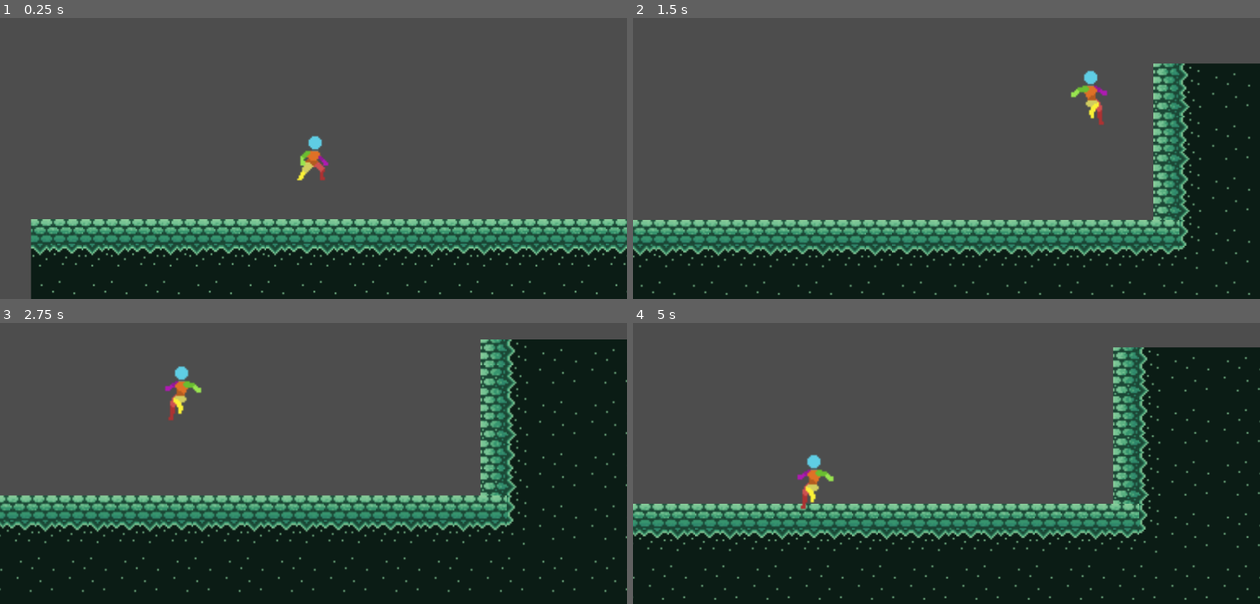
Above: before the commit, frames 1-4 (two rows, left to right).
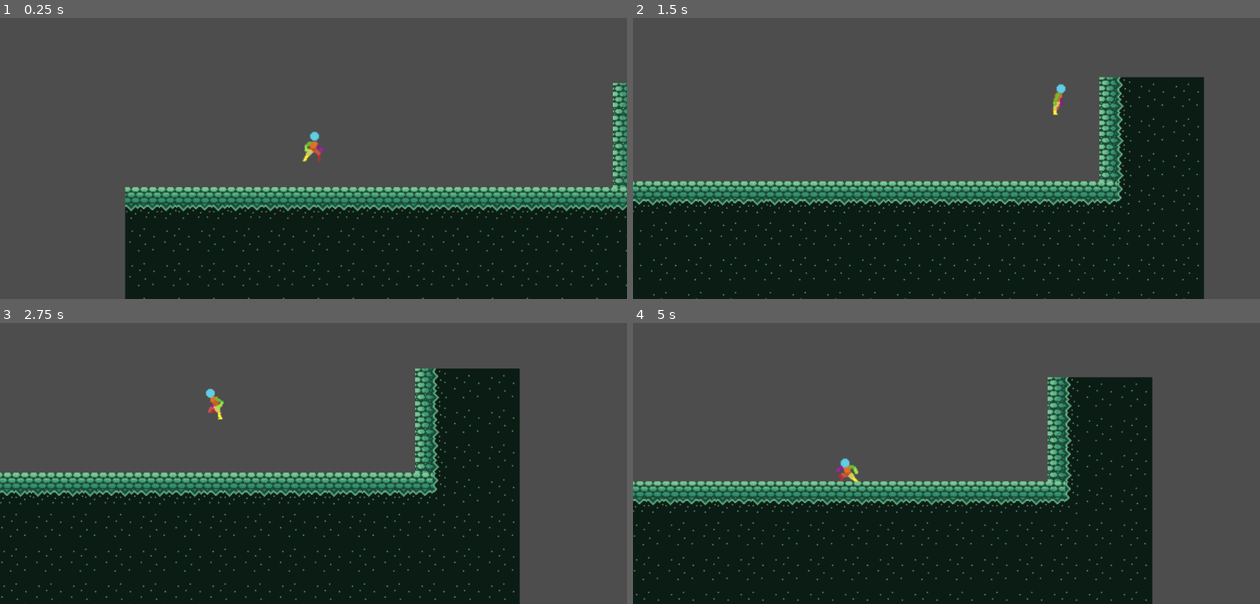
Above: after the commit, the same moments.

Repository: DeanLemans/2d-platformer-godot
Game: Godot game, scene res://Levels/test_level.tscn
The game is run twice, just before and just after one commit, with the same random seed, the same clock (stepped at 60 frames per second) and the same inputs.
Inputs:
- Up to frame 1 (0.25 s): no input
- Up to frame 2 (1.5 s): hold Shift (run, bound only after the commit) 0.53-1.28 s; hold D (right) from 0.53 s (still down); tap Space (jump) at 0.77, 0.8, 1.07, 1.35 s
- Up to frame 3 (2.75 s): tap Space (jump) at 1.52, 1.82, 2.3 s; tap Shift (run, bound only after the commit) at 1.55 s; release D (right) at 2.03 s; hold A (left) from 2.03 s (still down); hold Shift (run, bound only after the commit) from 2.03 s (still down)
- Up to frame 4 (5 s): release A (left) at 2.78 s; release Shift (run, bound only after the commit) at 2.78 s; hold D (right) 2.78-4.28 s; tap Shift (run, bound only after the commit) at 2.85, 4.35 s; tap Space (jump) at 3.02, 3.32, 3.6, 3.77, 4.07, 4.52, 4.82 s; hold A (left) from 4.28 s (still down)

The runs differ from the first frame. In frame 1, 24% of the frame differs, in the area x 4-100%, y 23-100%; in frame 2, 36%; in frame 3, 40%, in the area x 0-100%, y 5-100%; in frame 4, 39%.

Commit message:
fall animation

Diff:
--- a/Character/player.gd
+++ b/Character/player.gd
@@ -12,14 +12,20 @@
 var has_double_jumped : bool = false
 var animation_locked : bool = false
 var direction : Vector2 = Vector2.ZERO
+var in_air : bool = false
 
 func _physics_process(delta):
 	# Add the gravity.
 	if not is_on_floor():
 		velocity.y += gravity * delta
+		in_air = true
 	else:
 		has_double_jumped = false
 
+		if in_air == true:
+			land()
+
+		in_air = false
 	# Handle Jump.
 	if Input.is_action_just_pressed("jump"):
 		if is_on_floor():
@@ -28,11 +34,15 @@
 		elif not has_double_jumped:
 			#double jump in air
 			velocity.y = double_jump_velocity
+			animated_sprite.play("jump_air")
 			has_double_jumped = true
+
 
 	# Get the input direction and handle the movement/deceleration.
 	# As good practice, you should replace UI actions with custom gameplay actions.
 	direction = Input.get_vector("left", "right", "up", "down")
+
+
 
 	if direction:
 		velocity.x = direction.x * speed
@@ -46,9 +56,10 @@
 func update_animation():
 	if not animation_locked:
 		if direction.x != 0:
-			animated_sprite.play("run")
+			animated_sprite.play("walk")
 		else:
 			animated_sprite.play("idle")
+
 
 func update_facing_direction():
 	if direction.x > 0:
@@ -60,3 +71,18 @@
 	velocity.y = jump_velocity
 	animated_sprite.play("jump_start")
 	animation_locked = true
+
+func land():
+	animated_sprite.play("land")
+	animation_locked = true
+
+
+func _on_animated_sprite_2d_animation_finished():
+	if(animated_sprite.animation == "land"):
+		animation_locked = false
+
+
+func _on_animated_sprite_2d_animation_changed():
+	if Input.is_action_pressed("run"):
+			$AnimatedSprite2D.play("run")
+			animation_locked = false
--- a/Character/player.tscn
+++ b/Character/player.tscn
@@ -6,6 +6,7 @@
 [ext_resource type="Texture2D" uid="uid://duqj4qqowpmyw" path="res://art/Asset Packs 1-3 (final)/Asset Pack-V1/Sprite Sheets/player jump 48x48.png" id="3_5aktd"]
 [ext_resource type="Texture2D" uid="uid://tbunsys8mub5" path="res://art/Asset Packs 1-3 (final)/Asset Pack-V1/Sprite Sheets/player land 48x48.png" id="3_m1132"]
 [ext_resource type="Texture2D" uid="uid://0puhw6oel88m" path="res://art/Asset Packs 1-3 (final)/Asset Pack-V1/Sprite Sheets/run cycle 48x48.png" id="4_4vwca"]
+[ext_resource type="Texture2D" uid="uid://cvi3t4nk5iune" path="res://art/Asset Packs 1-3 (final)/Asset Pack-V3/PlayerWalk/PlayerWalk 48x48.png" id="7_nujkl"]
 
 [sub_resource type="AtlasTexture" id="AtlasTexture_nqx4t"]
 atlas = ExtResource("1_x3mr8")
@@ -70,42 +71,6 @@
 [sub_resource type="AtlasTexture" id="AtlasTexture_jd3d0"]
 atlas = ExtResource("3_2s2ry")
 region = Rect2(240, 0, 48, 48)
-
-[sub_resource type="AtlasTexture" id="AtlasTexture_mij2n"]
-atlas = ExtResource("3_m1132")
-region = Rect2(0, 0, 48, 48)
-
-[sub_resource type="AtlasTexture" id="AtlasTexture_gjg45"]
-atlas = ExtResource("3_m1132")
-region = Rect2(48, 0, 48, 48)
-
-[sub_resource type="AtlasTexture" id="AtlasTexture_nso33"]
-atlas = ExtResource("3_m1132")
-region = Rect2(96, 0, 48, 48)
-
-[sub_resource type="AtlasTexture" id="AtlasTexture_wve2s"]
-atlas = ExtResource("3_m1132")
-region = Rect2(144, 0, 48, 48)
-
-[sub_resource type="AtlasTexture" id="AtlasTexture_mfuv7"]
-atlas = ExtResource("3_m1132")
-region = Rect2(192, 0, 48, 48)
-
-[sub_resource type="AtlasTexture" id="AtlasTexture_b2kfl"]
-atlas = ExtResource("3_m1132")
-region = Rect2(240, 0, 48, 48)
-
-[sub_resource type="AtlasTexture" id="AtlasTexture_3nvwx"]
-atlas = ExtResource("3_m1132")
-region = Rect2(288, 0, 48, 48)
-
-[sub_resource type="AtlasTexture" id="AtlasTexture_bnd6d"]
-atlas = ExtResource("3_m1132")
-region = Rect2(336, 0, 48, 48)
-
-[sub_resource type="AtlasTexture" id="AtlasTexture_7byrd"]
-atlas = ExtResource("3_m1132")
-region = Rect2(384, 0, 48, 48)
 
 [sub_resource type="AtlasTexture" id="AtlasTexture_67aj5"]
 atlas = ExtResource("3_5aktd")
@@ -119,6 +84,42 @@
 atlas = ExtResource("3_5aktd")
 region = Rect2(96, 0, 48, 48)
 
+[sub_resource type="AtlasTexture" id="AtlasTexture_3ejdn"]
+atlas = ExtResource("3_m1132")
+region = Rect2(0, 0, 48, 48)
+
+[sub_resource type="AtlasTexture" id="AtlasTexture_adpbr"]
+atlas = ExtResource("3_m1132")
+region = Rect2(48, 0, 48, 48)
+
+[sub_resource type="AtlasTexture" id="AtlasTexture_uy8dv"]
+atlas = ExtResource("3_m1132")
+region = Rect2(96, 0, 48, 48)
+
+[sub_resource type="AtlasTexture" id="AtlasTexture_bhiuf"]
+atlas = ExtResource("3_m1132")
+region = Rect2(144, 0, 48, 48)
+
+[sub_resource type="AtlasTexture" id="AtlasTexture_02l7n"]
+atlas = ExtResource("3_m1132")
+region = Rect2(192, 0, 48, 48)
+
+[sub_resource type="AtlasTexture" id="AtlasTexture_nljof"]
+atlas = ExtResource("3_m1132")
+region = Rect2(240, 0, 48, 48)
+
+[sub_resource type="AtlasTexture" id="AtlasTexture_qisum"]
+atlas = ExtResource("3_m1132")
+region = Rect2(288, 0, 48, 48)
+
+[sub_resource type="AtlasTexture" id="AtlasTexture_j08r3"]
+atlas = ExtResource("3_m1132")
+region = Rect2(336, 0, 48, 48)
+
+[sub_resource type="AtlasTexture" id="AtlasTexture_6qd2v"]
+atlas = ExtResource("3_m1132")
+region = Rect2(384, 0, 48, 48)
+
 [sub_resource type="AtlasTexture" id="AtlasTexture_bvhp0"]
 atlas = ExtResource("4_4vwca")
 region = Rect2(0, 0, 48, 48)
@@ -149,6 +150,38 @@
 
 [sub_resource type="AtlasTexture" id="AtlasTexture_hqybm"]
 atlas = ExtResource("4_4vwca")
+region = Rect2(336, 0, 48, 48)
+
+[sub_resource type="AtlasTexture" id="AtlasTexture_mbq44"]
+atlas = ExtResource("7_nujkl")
+region = Rect2(0, 0, 48, 48)
+
+[sub_resource type="AtlasTexture" id="AtlasTexture_ij57e"]
+atlas = ExtResource("7_nujkl")
+region = Rect2(48, 0, 48, 48)
+
+[sub_resource type="AtlasTexture" id="AtlasTexture_5qqxv"]
+atlas = ExtResource("7_nujkl")
+region = Rect2(96, 0, 48, 48)
+
+[sub_resource type="AtlasTexture" id="AtlasTexture_w36lm"]
+atlas = ExtResource("7_nujkl")
+region = Rect2(144, 0, 48, 48)
+
+[sub_resource type="AtlasTexture" id="AtlasTexture_u1258"]
+atlas = ExtResource("7_nujkl")
+region = Rect2(192, 0, 48, 48)
+
+[sub_resource type="AtlasTexture" id="AtlasTexture_kc6cs"]
+atlas = ExtResource("7_nujkl")
+region = Rect2(240, 0, 48, 48)
+
+[sub_resource type="AtlasTexture" id="AtlasTexture_yfn5q"]
+atlas = ExtResource("7_nujkl")
+region = Rect2(288, 0, 48, 48)
+
+[sub_resource type="AtlasTexture" id="AtlasTexture_yvf4l"]
+atlas = ExtResource("7_nujkl")
 region = Rect2(336, 0, 48, 48)
 
 [sub_resource type="SpriteFrames" id="SpriteFrames_trm4p"]
@@ -213,38 +246,6 @@
 }, {
 "frames": [{
 "duration": 1.0,
-"texture": SubResource("AtlasTexture_mij2n")
-}, {
-"duration": 1.0,
-"texture": SubResource("AtlasTexture_gjg45")
-}, {
-"duration": 1.0,
-"texture": SubResource("AtlasTexture_nso33")
-}, {
-"duration": 1.0,
-"texture": SubResource("AtlasTexture_wve2s")
-}, {
-"duration": 1.0,
-"texture": SubResource("AtlasTexture_mfuv7")
-}, {
-"duration": 1.0,
-"texture": SubResource("AtlasTexture_b2kfl")
-}, {
-"duration": 1.0,
-"texture": SubResource("AtlasTexture_3nvwx")
-}, {
-"duration": 1.0,
-"texture": SubResource("AtlasTexture_bnd6d")
-}, {
-"duration": 1.0,
-"texture": SubResource("AtlasTexture_7byrd")
-}],
-"loop": false,
-"name": &"jump_end",
-"speed": 7.0
-}, {
-"frames": [{
-"duration": 1.0,
 "texture": SubResource("AtlasTexture_67aj5")
 }, {
 "duration": 1.0,
@@ -259,6 +260,38 @@
 }, {
 "frames": [{
 "duration": 1.0,
+"texture": SubResource("AtlasTexture_3ejdn")
+}, {
+"duration": 1.0,
+"texture": SubResource("AtlasTexture_adpbr")
+}, {
+"duration": 1.0,
+"texture": SubResource("AtlasTexture_uy8dv")
+}, {
+"duration": 1.0,
+"texture": SubResource("AtlasTexture_bhiuf")
+}, {
+"duration": 1.0,
+"texture": SubResource("AtlasTexture_02l7n")
+}, {
+"duration": 1.0,
+"texture": SubResource("AtlasTexture_nljof")
+}, {
+"duration": 1.0,
+"texture": SubResource("AtlasTexture_qisum")
+}, {
+"duration": 1.0,
+"texture": SubResource("AtlasTexture_j08r3")
+}, {
+"duration": 1.0,
+"texture": SubResource("AtlasTexture_6qd2v")
+}],
+"loop": false,
+"name": &"land",
+"speed": 10.0
+}, {
+"frames": [{
+"duration": 1.0,
 "texture": SubResource("AtlasTexture_bvhp0")
 }, {
 "duration": 1.0,
@@ -285,6 +318,35 @@
 "loop": true,
 "name": &"run",
 "speed": 7.0
+}, {
+"frames": [{
+"duration": 1.0,
+"texture": SubResource("AtlasTexture_mbq44")
+}, {
+"duration": 1.0,
+"texture": SubResource("AtlasTexture_ij57e")
+}, {
+"duration": 1.0,
+"texture": SubResource("AtlasTexture_5qqxv")
+}, {
+"duration": 1.0,
+"texture": SubResource("AtlasTexture_w36lm")
+}, {
+"duration": 1.0,
+"texture": SubResource("AtlasTexture_u1258")
+}, {
+"duration": 1.0,
+"texture": SubResource("AtlasTexture_kc6cs")
+}, {
+"duration": 1.0,
+"texture": SubResource("AtlasTexture_yfn5q")
+}, {
+"duration": 1.0,
+"texture": SubResource("AtlasTexture_yvf4l")
+}],
+"loop": true,
+"name": &"walk",
+"speed": 5.0
 }]
 
 [sub_resource type="CapsuleShape2D" id="CapsuleShape2D_jnbaw"]
@@ -296,9 +358,12 @@
 [node name="AnimatedSprite2D" type="AnimatedSprite2D" parent="."]
 position = Vector2(-24, -23.5)
 sprite_frames = SubResource("SpriteFrames_trm4p")
-animation = &"jump_end"
+animation = &"run"
 centered = false
 
 [node name="CollisionShape2D" type="CollisionShape2D" parent="."]
 position = Vector2(-1, 1)
 shape = SubResource("CapsuleShape2D_jnbaw")
+
+[connection signal="animation_changed" from="AnimatedSprite2D" to="." method="_on_animated_sprite_2d_animation_changed"]
+[connection signal="animation_finished" from="AnimatedSprite2D" to="." method="_on_animated_sprite_2d_animation_finished"]
--- a/Levels/test_level.tscn
+++ b/Levels/test_level.tscn
@@ -230,6 +230,7 @@
 
 [node name="Camera2D" type="Camera2D" parent="."]
 position = Vector2(-147, -75)
+zoom = Vector2(2, 2)
 process_callback = 0
 position_smoothing_enabled = true
 position_smoothing_speed = 4.0
--- a/project.godot
+++ b/project.godot
@@ -14,10 +14,6 @@
 run/main_scene="res://Levels/test_level.tscn"
 config/features=PackedStringArray("4.1", "Mobile")
 config/icon="res://icon.svg"
-
-[display]
-
-window/stretch/scale=3.0
 
 [input]
 
@@ -46,6 +42,11 @@
 "events": [Object(InputEventKey,"resource_local_to_scene":false,"resource_name":"","device":-1,"window_id":0,"alt_pressed":false,"shift_pressed":false,"ctrl_pressed":false,"meta_pressed":false,"pressed":false,"keycode":0,"physical_keycode":32,"key_label":0,"unicode":32,"echo":false,"script":null)
 ]
 }
+run={
+"deadzone": 0.5,
+"events": [Object(InputEventKey,"resource_local_to_scene":false,"resource_name":"","device":0,"window_id":0,"alt_pressed":false,"shift_pressed":false,"ctrl_pressed":false,"meta_pressed":false,"pressed":false,"keycode":0,"physical_keycode":4194325,"key_label":0,"unicode":0,"echo":false,"script":null)
+]
+}
 
 [physics]
 
Not shown: 1 places in Character/player.tscn that only renumber resources
